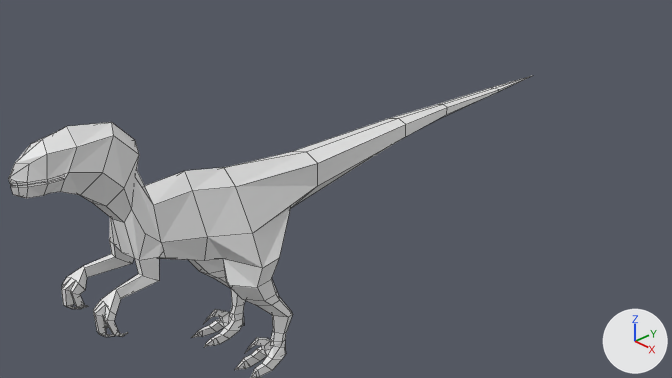
One commit to the Blender file BlenderCourse/Dinosaurs/Models/Velociraptor.blend: the scene before it, then after it.
The view is the same before and after, from the file's camera 'Camera'. The lights are fixed; the arrows at lower right show +X, +Y and +Z. Mesh edges are drawn as thin lines.

Objects in the first picture: 'Velociraptor'.
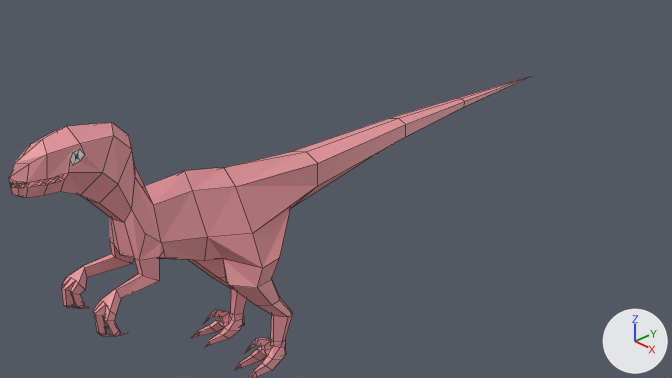
Edits to the bpy script that builds the scene:
```text
Add mat_material_001:
    mat_material_001 = principled_material('Material.001')
    mat_material_001.base_color = (0.8, 0.8, 0.8)  # white #e7e7e7
Add mat_material:
    mat_material = principled_material('Material')
    mat_material.base_color = (0.8, 0.307, 0.335)  # pink #e7969d
Add mat_material_002:
    mat_material_002 = principled_material('Material.002')
    mat_material_002.base_color = (0.00722, 0.000989, 0.00525)  # black #140310
Change me_cylinder:
    used by ob_velociraptor; location = (0.345, -1.246, -1.276); rotation_euler = (-0.203, 0.0, 0.0), in degrees (-12, 0, 0); scale = (0.0951, 0.098, 0.17)
    remove me_cylinder.from_pydata(...)  # 287 vertices, 269 faces, 1 loose edge; spans x -3.6..3.0, y -32.5..48.2, z -2.9..16.0
    add me_cylinder.from_pydata(...)  # 276 vertices, 241 faces, 1 loose edge; spans x -3.6..3.0, y -32.5..48.2, z -2.8..16.0
    me_cylinder part 1
    28 vertices are removed from x -0.8..2.4, y -6.5..0.9, z -2.9..3.0
    49 faces are deleted
    4 vertices are added at (-0.3, -4.8, -2.4), (-0.6, -4.8, -2.4), (-0.6, -4.6, -2.7), (-0.3, -4.6, -2.7)
    24 new faces join them, mat_material (pink #e7979c)
    me_cylinder part 2
    6 vertices are removed from x -3.6..-2.8, y 28.0..39.4, z 13.4..15.1
    8 faces are deleted
    1 vertex moves from x -3.6, y 28.2, z 13.0 to x -3.6, y 31.8, z 13.6
    3 vertices are added at (-2.9, 31.9, 13.9), (-2.9, 31.7, 14.3), (-3.6, 31.8, 14.4)
    6 new faces join them, mat_material (pink #e7979c)
    me_cylinder part 3
    26 vertices are removed from x -3.6..1.4, y -32.2..-22.1, z 2.5..13.9
    55 faces are deleted
    14 vertices move from x -3.6..1.3, y -31.1..-19.5, z 2.8..13.6 to x -3.6..1.4, y -31.1..-20.2, z 2.6..13.9
    42 vertices are added at x -3.5..1.2, y -32.2..-22.4, z 2.8..14.1
    49 new faces join them, mat_material (pink #e7979c)
    4 new faces join them, mat_material_001 (white #e7e7e7)
    1 new face joins them, mat_material_002 (black #140310)
    me_cylinder part 4: 157 faces spanning x -3.6..3.0, y -32.5..19.8, z -2.8..14.7 switch from no material to mat_material (pink #e7979c)
    add me_cylinder.materials.append(mat_material_001)  # white #e7e7e7
    add me_cylinder.materials.append(mat_material_002)  # black #140310
```

Boxes (x1, y1, x2, y2) around the edits, measured in the pictures (672 x 378 px; the box of a moved part takes in the faces that stretch with it):
part 1 of me_cylinder, cut back: before (189, 259, 292, 377); after (189, 259, 293, 377)
part 2 of me_cylinder, moved or reshaped: (391, 76, 531, 136) in both
part 3 of me_cylinder, moved or reshaped: before (9, 122, 139, 337); after (9, 122, 135, 336)
part 4 of me_cylinder, recoloured (white to pink): (9, 118, 406, 378) in both
